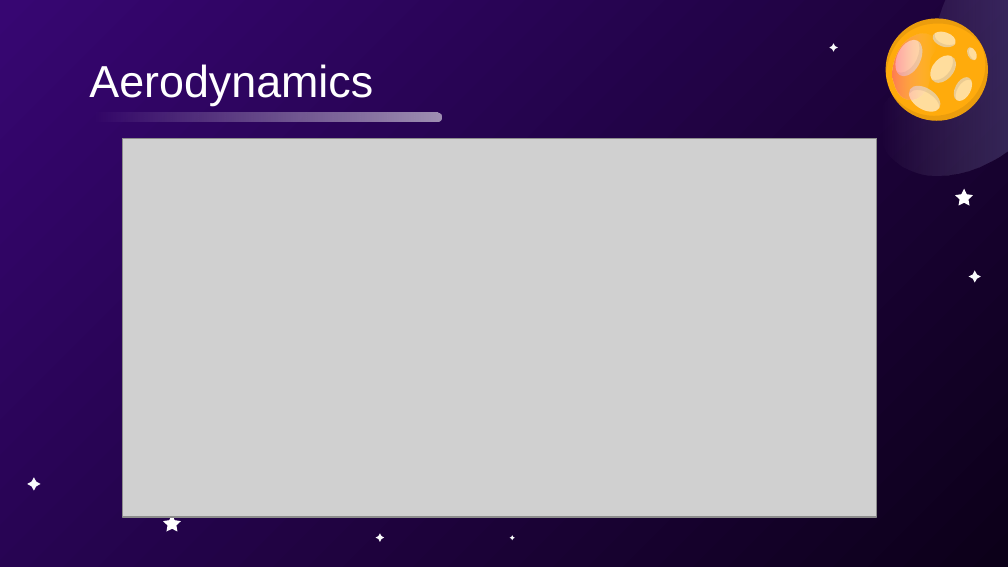
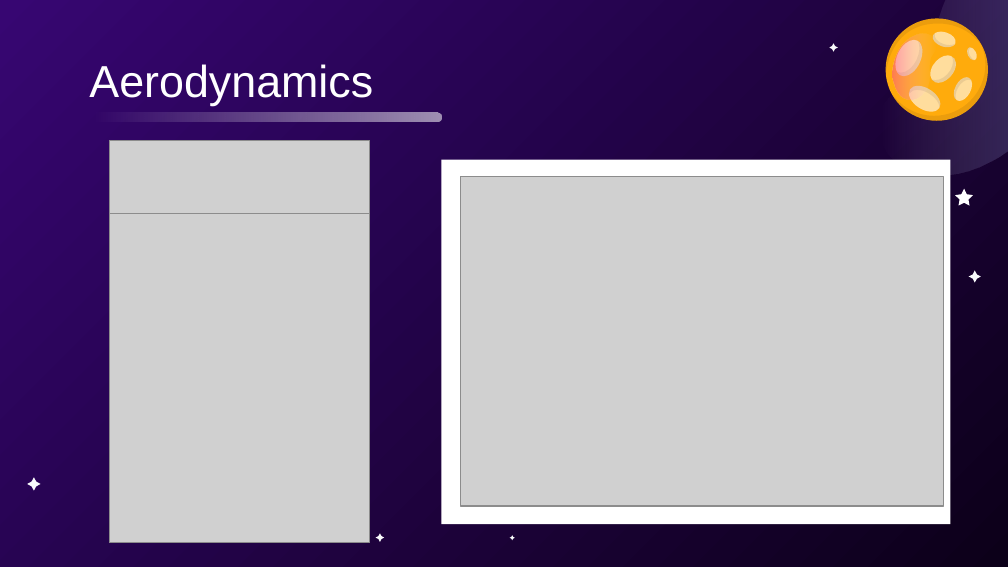
Before and after one commit to usedgenes/Rocketry-Curriculum, a slide deck: slide 8 of Beginner/Day 4/Model Rockets vs NASA Rockets.pptx. Drawn at 1008x567 pixels with LibreOffice and Linux fonts; fonts in the diff are those of the drawing; grey boxes stand for pictures. Boxes give left, top, right and bottom in pixels: in the first picture for what was removed or moved away, otherwise in the second. Text is boxed around its words. In the diff, an @@ line names an element or a change of style, - is before the commit and + after.

```diff
--- a/Beginner/Day 4/Model Rockets vs NASA Rockets.pptx
+++ b/Beginner/Day 4/Model Rockets vs NASA Rockets.pptx
@@ picture added at <box>110,140,370,214</box> @@
@@ picture removed at <box>122,138,876,517</box> @@
@@ rectangle added at <box>442,159,951,524</box>, fill #FFFFFF @@
@@ picture added at <box>461,177,943,507</box> @@
@@ picture added at <box>110,214,370,543</box> @@
@@ freeform shape removed at <box>163,515,181,532</box> @@
```
Also in this commit, not shown: 1 other slide changed, 2 other files.
